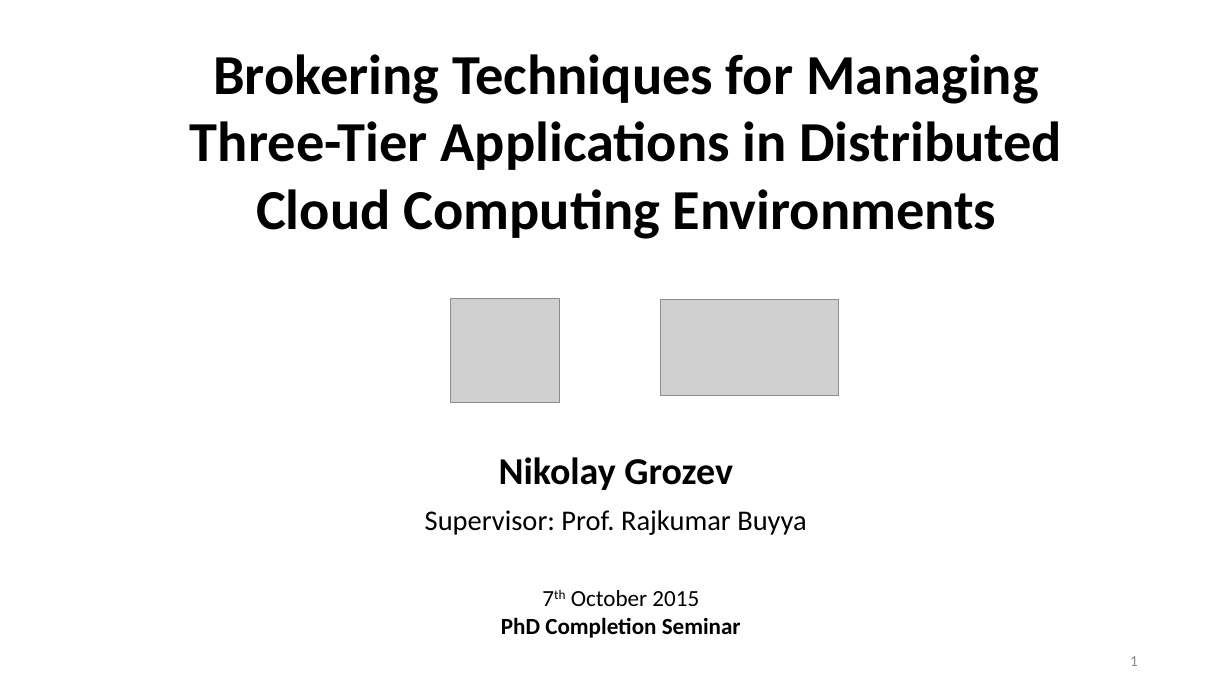
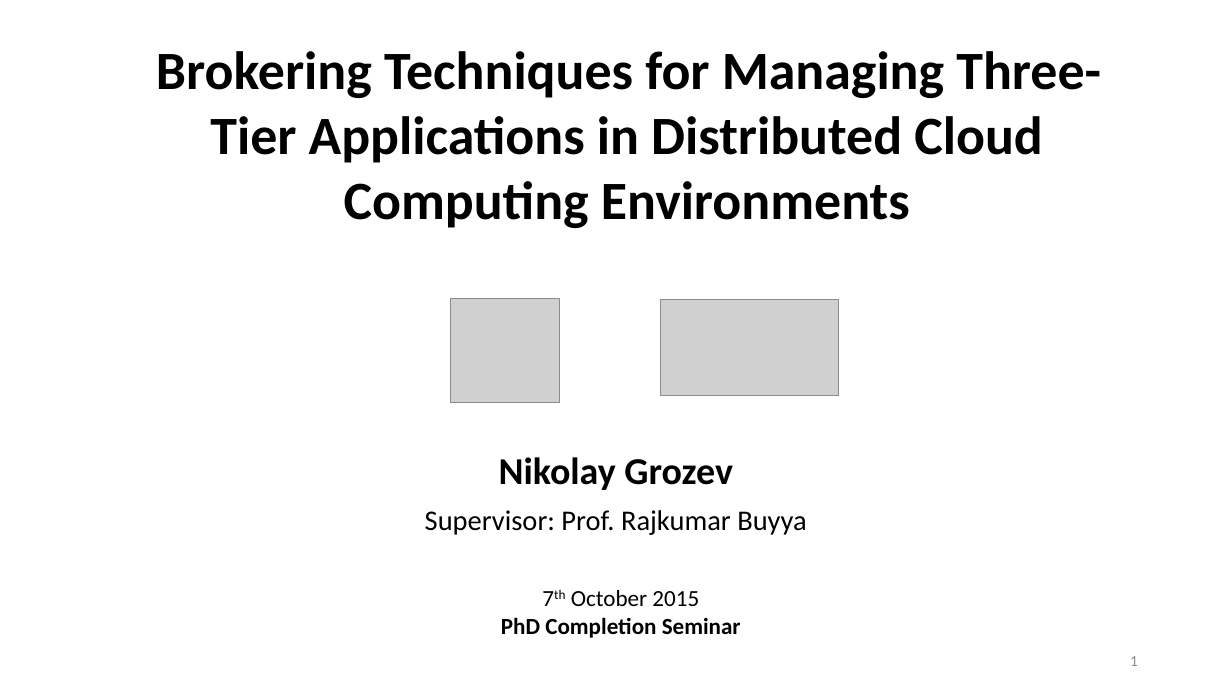
Before and after one commit to nikolayg/nikgrozev-website, a slide deck: slide 1 of ppt/Brokering Techniques for Managing Three-Tier Applications in Distributed Cloud Computing Environments.odp. Drawn at 1232x693 pixels with LibreOffice and Linux fonts; fonts in the diff are those of the drawing; grey boxes stand for pictures. Boxes give left, top, right and bottom in pixels: in the first picture for what was removed or moved away, otherwise in the second. Text is boxed around its words. In the diff, an @@ line names an element or a change of style, - is before the commit and + after.

```diff
--- a/ppt/Brokering Techniques for Managing Three-Tier Applications in Distributed Cloud Computing Environments.odp
+++ b/ppt/Brokering Techniques for Managing Three-Tier Applications in Distributed Cloud Computing Environments.odp
@@ title "Brokering Techniques for Managing Three-Tier ...": place and size @@
-title "Brokering Techniques for Managing Three-Tier ..." at (190, 54, 1062, 239)
+title "Brokering Techniques for Managing Three-Tier ..." at (156, 51, 1101, 228)
@@ title "Brokering Techniques for Managing Three-Tier ..." at (156, 51, 1101, 228): size 44 to 42 pt @@
```
Also in this commit, not shown: 5 other slides changed, 2 other files.
